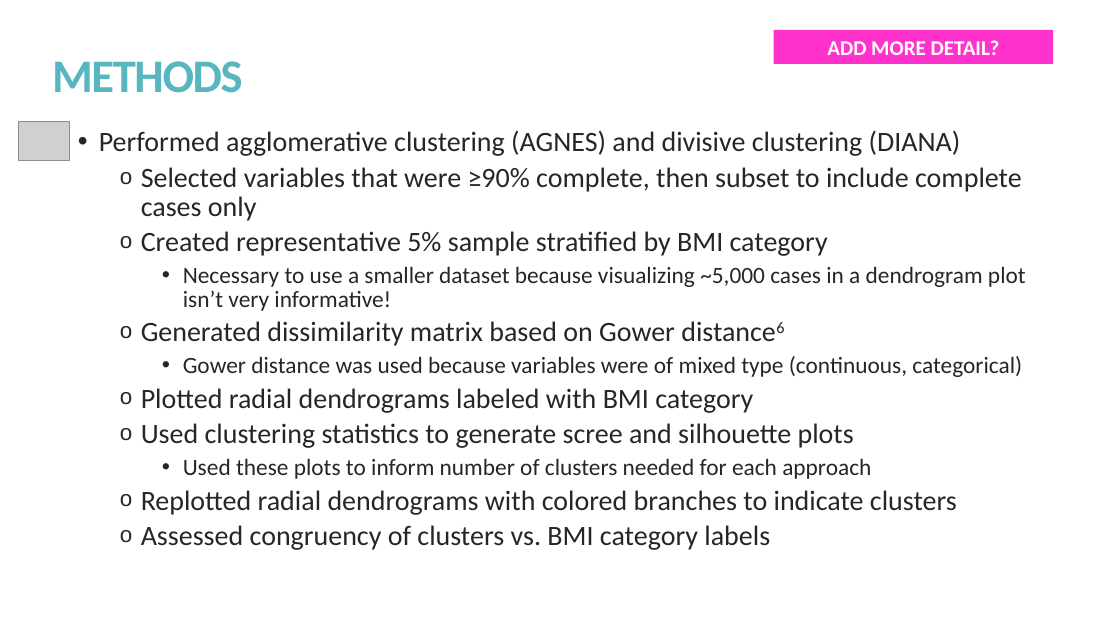
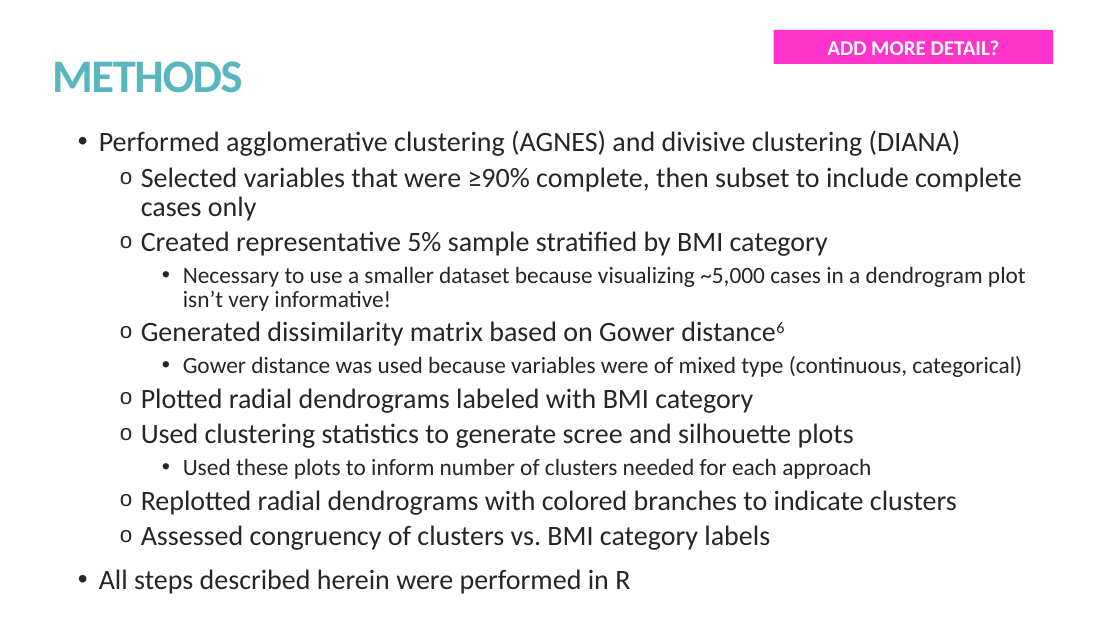
Before and after one commit to kmprioliPROF/CSC_8515_Final_Project, a slide deck: slide 6 of presentation/Prioli_presentation.pptx (slide 7 before the commit). Drawn at 1120x630 pixels with LibreOffice and Linux fonts; fonts in the diff are those of the drawing; grey boxes stand for pictures. Boxes give left, top, right and bottom in pixels: in the first picture for what was removed or moved away, otherwise in the second. Text is boxed around its words. In the diff, an @@ line names an element or a change of style, - is before the commit and + after.

```diff
--- a/presentation/Prioli_presentation.pptx
+++ b/presentation/Prioli_presentation.pptx
@@ picture removed at <box>18,121,69,160</box> @@
@@ text at <box>99,569,630,594</box>: paragraph added @@
+• All steps described herein were performed in R
```
Also in this commit, not shown: 6 other slides changed, 3 slides added, 1 slide removed, 2 other files.
